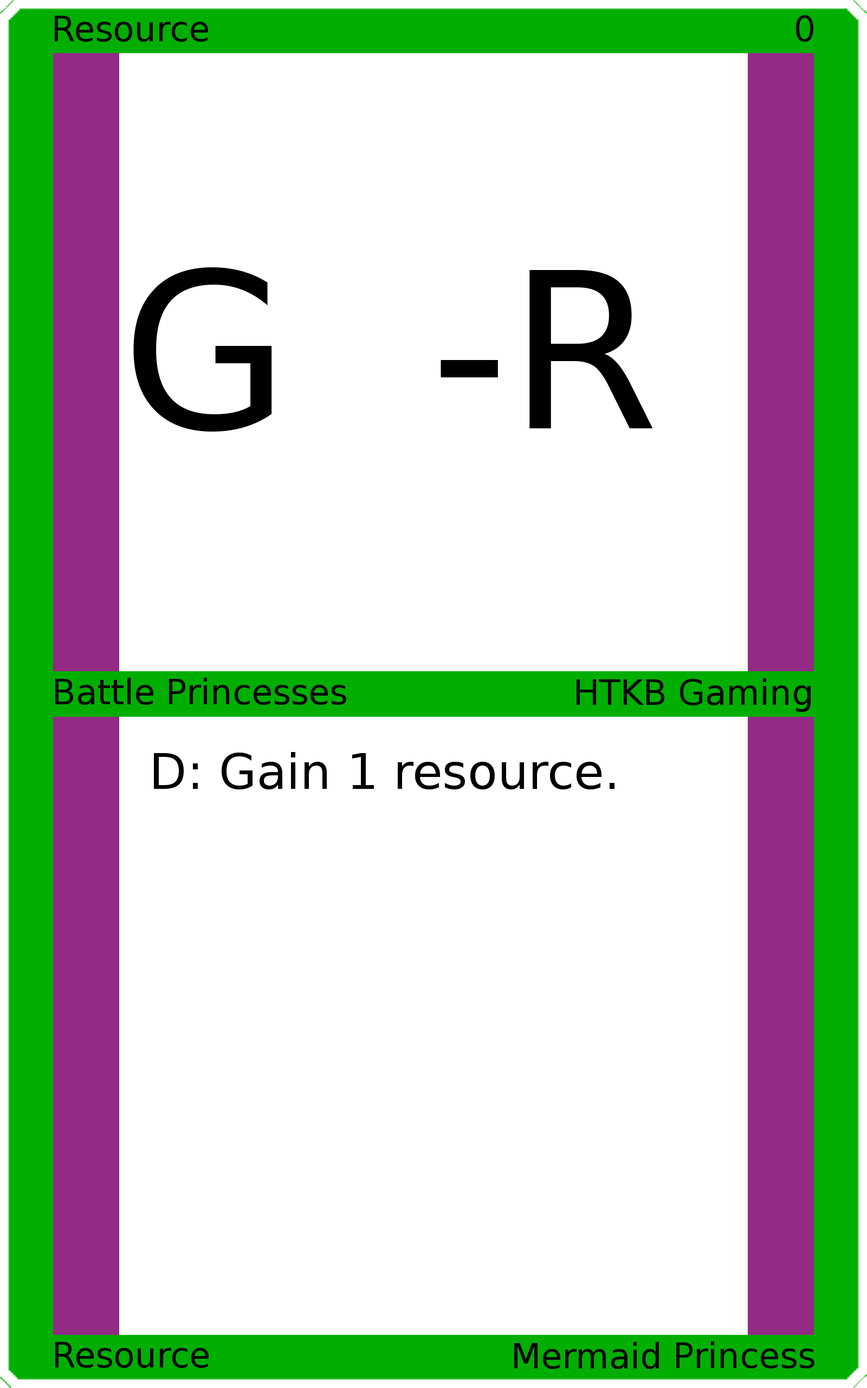
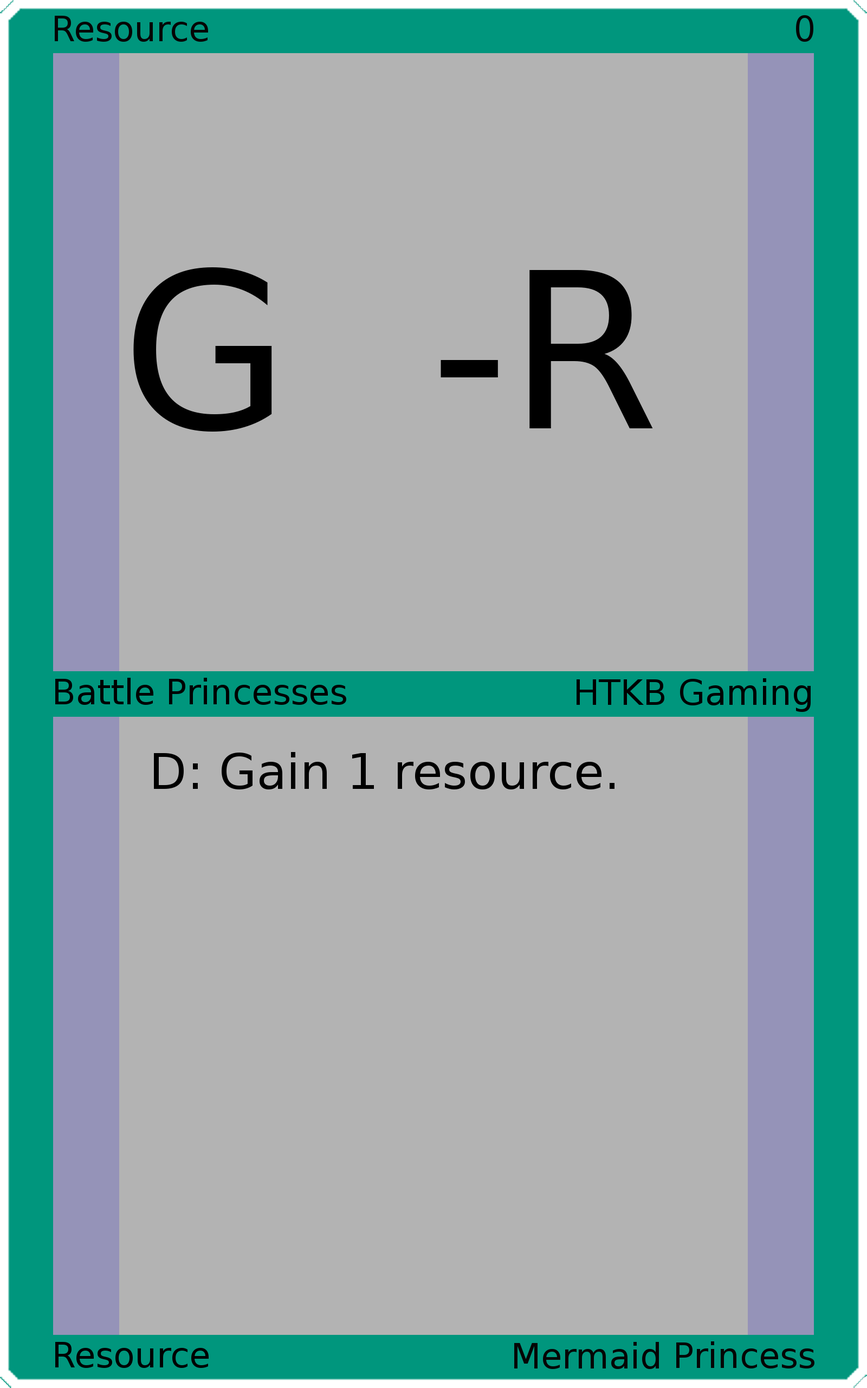
Two versions of the same layered image (w=867, h=1388). Layer-by-layer changes:
painted on "Border" over [0, 0, 867, 1388]
painted on "Top Background" over [119, 52, 748, 673]
painted on "Bottom Background" over [119, 715, 748, 1336]
painted on "Background" over [35, 35, 832, 1352]
